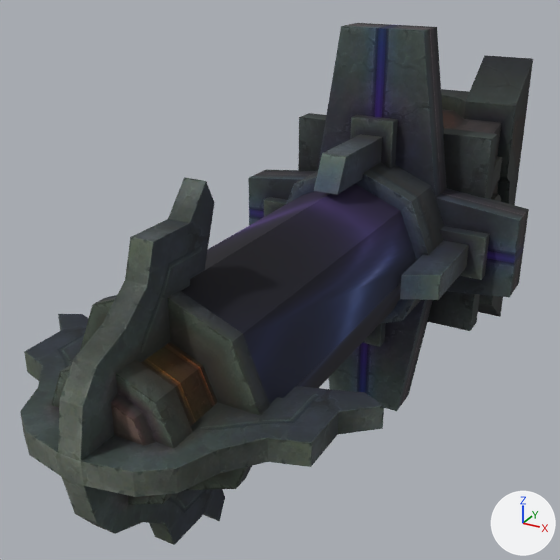
The OBJ model sceneobjs/taitan_fuben_01/taitan_fuben_01_xiaoshiguan.obj: old version first, new version second.
Rendered twice from a 50 mm lens placed at (287.0, -925.0, 284.0), pointed at (-31.0, -348.0, -4.0). Every picture has the same lights, and +X, +Y and +Z are marked at lower right. Where no turn or scale is listed for an object, it has been applied to the vertices. Vertices at the same position are counted once.

In view in the first picture: 'taitan_fuben_01_xiaoshiguan'.
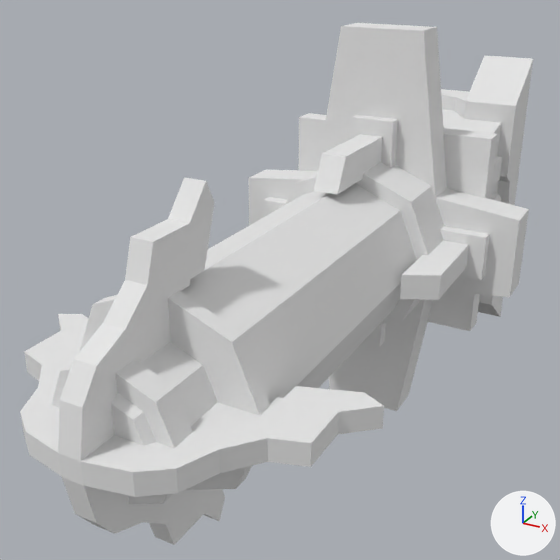
The change, as a diff of the scene's bpy script:
```diff
--- a/sceneobjs/taitan_fuben_01/taitan_fuben_01_xiaoshiguan.obj.py
+++ b/sceneobjs/taitan_fuben_01/taitan_fuben_01_xiaoshiguan.obj.py
@@ mat_material_4_1 @@
+mat_material_4_1 = principled_material('material_4')
+mat_material_4_1.base_color = (0.8, 0.8, 0.8)  # white #e7e7e7
+mat_material_4_1.roughness = 1.0
@@ mat_material_1_1 @@
+mat_material_1_1 = principled_material('material_1')
+mat_material_1_1.base_color = (0.8, 0.8, 0.8)  # white #e7e7e7
+mat_material_1_1.roughness = 1.0
@@ mat_material_3_1 @@
+mat_material_3_1 = principled_material('material_3')
+mat_material_3_1.base_color = (0.8, 0.8, 0.8)  # white #e7e7e7
+mat_material_3_1.roughness = 1.0
@@ mat_material_2_1 @@
+mat_material_2_1 = principled_material('material_2')
+mat_material_2_1.base_color = (0.8, 0.8, 0.8)  # white #e7e7e7
+mat_material_2_1.roughness = 1.0
@@ me_taitan_fuben_01_xiaoshiguan @@
 me_taitan_fuben_01_xiaoshiguan.from_pydata(...)  # 518 vertices, 758 faces; spans x -150.0..150.0, y -657.0..0.0, z -207.0..207.0
 # used by ob_taitan_fuben_01_xiaoshiguan; location = (0.0, 0.0, 0.0)
-me_taitan_fuben_01_xiaoshiguan.materials.append(mat_material_3)  # picture img_tx_taitan_fuben_01_shiguan_16_png
+# me_taitan_fuben_01_xiaoshiguan part 1: all 426 faces that had it switch from mat_material_2 (picture img_taitan_fuben_01_xiaoshiguan_02_png) to mat_material_2_1 (white #e7e7e7)
+# me_taitan_fuben_01_xiaoshiguan part 2: all 16 faces that had it switch from mat_material_4 (picture img_tx_taitan_fuben_01_shiguan_14_png) to mat_material_4_1 (white #e7e7e7)
+# me_taitan_fuben_01_xiaoshiguan part 3: all 300 faces that had it switch from mat_material_1 (picture img_taitan_fuben_01_xiaoshiguan_01_png) to mat_material_1_1 (white #e7e7e7)
+me_taitan_fuben_01_xiaoshiguan.materials.append(mat_material_3_1)  # white #e7e7e7
```

Location of each change, [x1, y1, x2, y2] in pixels of the pictures (560 x 560 px):
part 1 of me_taitan_fuben_01_xiaoshiguan, recoloured (black to white): [20, 23, 533, 545] in both
part 2 of me_taitan_fuben_01_xiaoshiguan, recoloured: [181, 184, 417, 404] in both
part 3 of me_taitan_fuben_01_xiaoshiguan, recoloured (black to grey): [52, 60, 533, 504] in both
